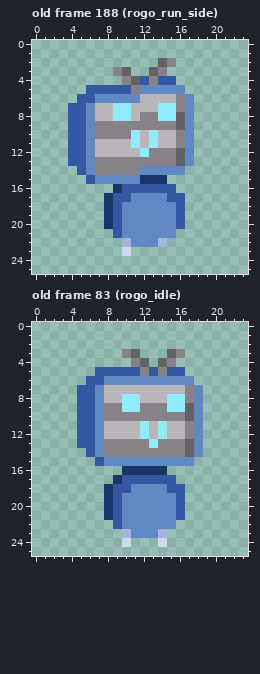
Pixel-art file: RawResources/Characters/Rogo/rogo.aseprite. Above is the file before it was changed.
24x26 pixels, 284 frames. Shown: old frame 188 (rogo_run_side), old frame 83 (rogo_idle). The commit also changed other frames, which this record leaves out.
After:
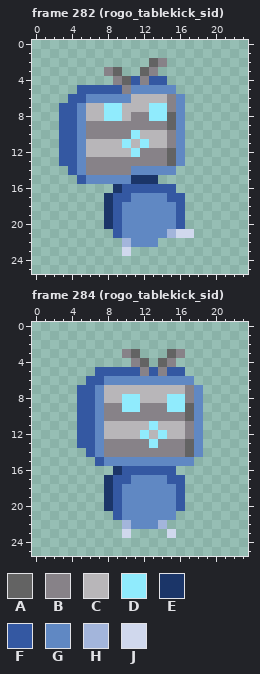
Palette (. is transparent): A #636363  B #878288  C #b8b6b9  D #90ebfd  E #1b3568  F #3458a2  G #6088c3  H #a3b5db  J #d0d8ed
A new or re-ordered frame is compared with the old frame closest to it.
What changed:
{"change": "frames 284 -> 306"}
{"where": "frame 282 (rogo_tablekick_sid) is new; against old frame 188 (rogo_run_side), layer \"rogo\""}
{"frame":282,"y":2,"x":13,"old":".AB","new":"AB."}
{"frame":282,"y":3,"x":8,"old":".BA","new":"BA."}
{"frame":282,"y":3,"x":12,"old":".AB","new":"AB."}
{"frame":282,"y":4,"x":9,"old":".BAFB","new":"BAFBF"}
{"frame":282,"y":4,"x":15,"old":"F","new":"."}
{"frame":282,"y":5,"x":5,"old":".","new":"F"}
{"frame":282,"y":5,"x":10,"old":"FB","new":"BG"}
{"frame":282,"y":5,"x":16,"old":"G","new":"."}
{"frame":282,"y":6,"x":4,"old":".","new":"F"}
{"frame":282,"y":6,"x":6,"old":"F","new":"G"}
{"frame":282,"y":6,"x":11,"old":"G","new":"C"}
{"frame":282,"y":6,"x":15,"old":"CBG","new":"BG."}
{"frame":282,"y":7,"x":3,"old":".","new":"F"}
{"frame":282,"y":7,"x":5,"old":"FG","new":"GC"}
{"frame":282,"y":7,"x":8,"old":"C","new":"D"}
{"frame":282,"y":7,"x":10,"old":"D","new":"C"}
{"frame":282,"y":7,"x":13,"old":"C","new":"D"}
{"frame":282,"y":7,"x":15,"old":"DBG","new":"BG."}
{"frame":282,"y":8,"x":3,"old":".","new":"F"}
{"frame":282,"y":8,"x":5,"old":"FG","new":"GC"}
{"frame":282,"y":8,"x":8,"old":"C","new":"D"}
{"frame":282,"y":8,"x":10,"old":"DC","new":"CB"}
{"frame":282,"y":8,"x":13,"old":"B","new":"D"}
{"frame":282,"y":8,"x":15,"old":"DAG","new":"AG."}
{"frame":282,"y":9,"x":3,"old":".","new":"F"}
{"frame":282,"y":9,"x":5,"old":"FG","new":"GB"}
{"frame":282,"y":9,"x":15,"old":"BAG","new":"AG."}
{"frame":282,"y":10,"x":3,"old":".","new":"F"}
{"frame":282,"y":10,"x":5,"old":"FG","new":"GB"}
{"frame":282,"y":10,"x":13,"old":"D","new":"C"}
{"frame":282,"y":10,"x":15,"old":"CBG","new":"BG."}
{"frame":282,"y":11,"x":3,"old":".","new":"F"}
{"frame":282,"y":11,"x":5,"old":"FG","new":"GC"}
{"frame":282,"y":11,"x":10,"old":"CDCD","new":"DCDC"}
{"frame":282,"y":11,"x":15,"old":"CBG","new":"BG."}
{"frame":282,"y":12,"x":3,"old":".","new":"F"}
{"frame":282,"y":12,"x":5,"old":"FG","new":"GC"}
{"frame":282,"y":12,"x":11,"old":"CD","new":"DB"}
{"frame":282,"y":12,"x":15,"old":"BAG","new":"AG."}
{"frame":282,"y":13,"x":3,"old":".","new":"F"}
{"frame":282,"y":13,"x":5,"old":"FG","new":"GB"}
{"frame":282,"y":13,"x":15,"old":"BAG","new":"AG."}
{"frame":282,"y":14,"x":4,"old":".FG","new":"FGB"}
{"frame":282,"y":14,"x":11,"old":"B","new":"G"}
{"frame":282,"y":14,"x":16,"old":"G","new":"."}
{"frame":282,"y":15,"x":5,"old":".F","new":"FG"}
{"frame":282,"y":15,"x":11,"old":"G","new":"E"}
{"frame":282,"y":15,"x":14,"old":"E","new":"."}
{"frame":282,"y":21,"x":15,"old":"G..","new":"HJJ"}
{"frame":282,"y":22,"x":14,"old":"H","new":"."}
{"where": "frame 284 (rogo_tablekick_sid) is new; against old frame 83 (rogo_idle), layer \"rogo\""}
{"frame":284,"y":11,"x":12,"old":"DCD","new":"CDC"}
{"frame":284,"y":16,"x":9,"old":".EEEEE.","new":"EFFFFFF"}
{"frame":284,"y":17,"x":8,"old":".E","new":"EF"}
{"frame":284,"y":17,"x":11,"old":"FFFF","new":"GGGG"}
{"frame":284,"y":17,"x":16,"old":".","new":"F"}
{"frame":284,"y":18,"x":10,"old":"F","new":"G"}
{"frame":284,"y":18,"x":15,"old":"F","new":"G"}
{"frame":284,"y":21,"x":8,"old":"E","new":"."}
{"frame":284,"y":21,"x":16,"old":"F","new":"."}
{"frame":284,"y":22,"x":9,"old":"FG","new":".H"}
{"frame":284,"y":22,"x":14,"old":"GG","new":"H."}
{"frame":284,"y":23,"x":10,"old":"HGGGH.","new":"J....J"}
{"frame":284,"y":24,"x":10,"old":"J","new":"."}
{"frame":284,"y":24,"x":14,"old":"J","new":"."}
{"label":"changed","picture_box":[59,58,194,184]}
{"label":"changed","picture_box":[158,229,194,247]}
{"label":"changed","picture_box":[140,421,167,430]}
{"label":"changed","picture_box":[104,466,185,547]}
